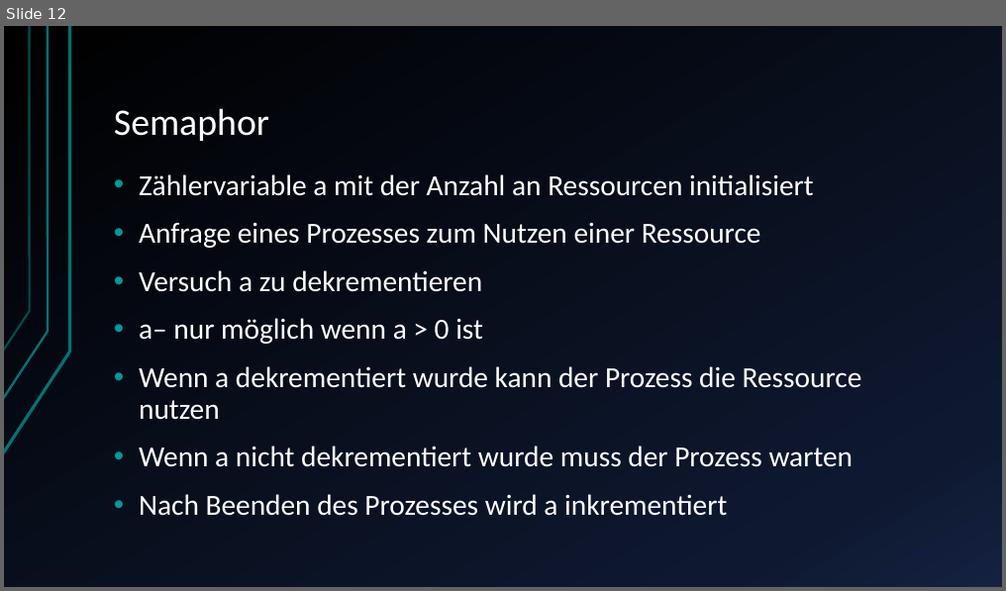
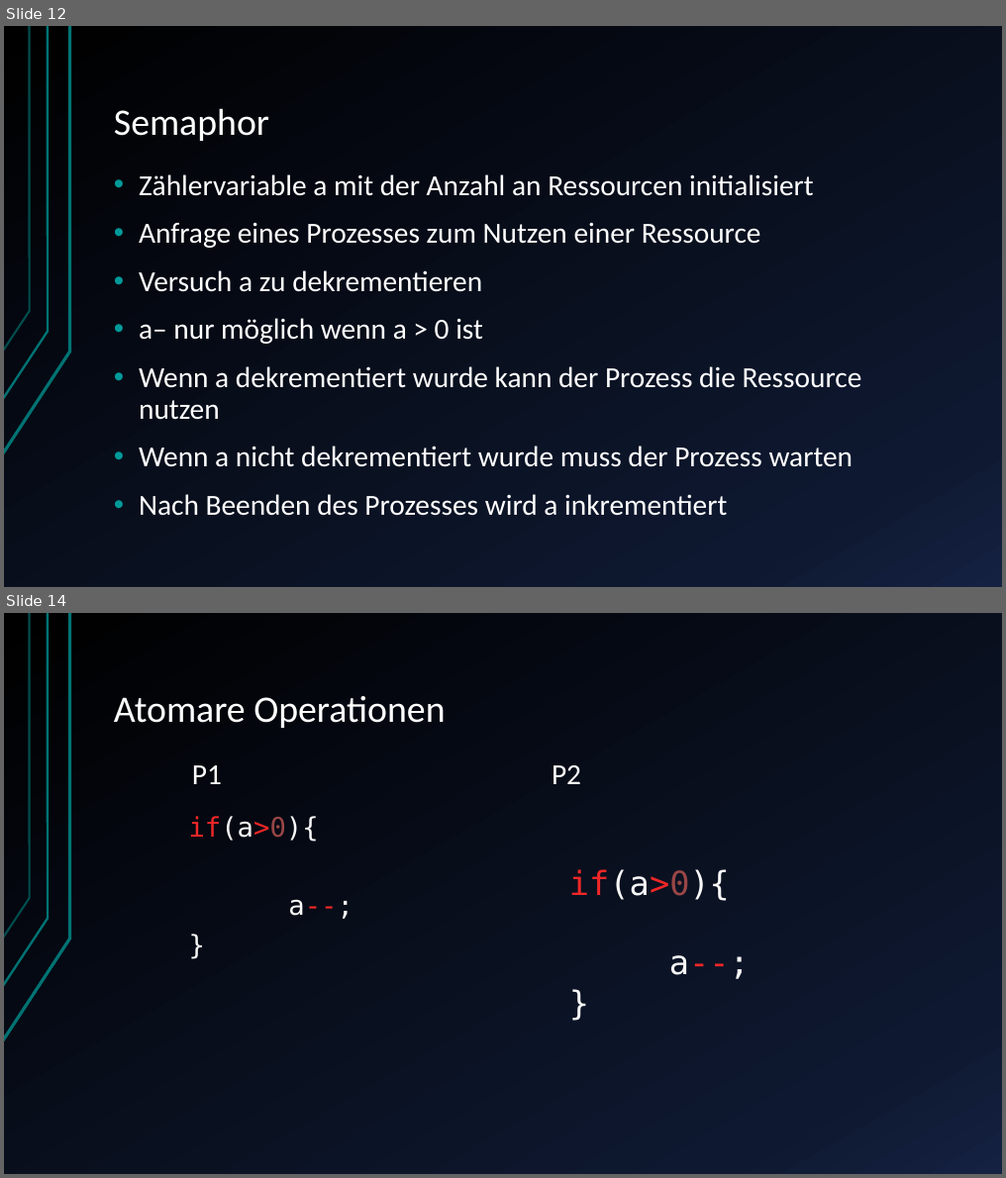
Before and after one commit to JuSteif/Parallelisierung, a slide deck: Ausblick Parallelisierung von Prozessen.pptx. Shown one above the other, each under a label of ours: slide 12 before the commit, slides 12 and 14 after it; the slides between them are not shown. The pictures are 1006x591 and 1006x1178 pixels, drawn with LibreOffice and Linux fonts; fonts in the diff are those of the drawing. Boxes give left, top, right and bottom in pixels: in the first picture for what was removed or moved away, otherwise in the second. Text is boxed around its words. In the diff, an @@ line names an element or a change of style, - is before the commit and + after.

```diff
--- a/Ausblick Parallelisierung von Prozessen.pptx
+++ b/Ausblick Parallelisierung von Prozessen.pptx
@@ slide 14 added at box(4, 613, 1002, 1174), background gradient #000000 to #0F1931 to #142242; not listed: 3 template elements that a slide beside it also shows @@
@@ title added at box(114, 696, 445, 728), 36 pt, text #FFFFFF @@
+Atomare Operationen
@@ text added at box(192, 765, 222, 784), 28 pt, text #FFFFFF @@
+P1
@@ text added at box(551, 765, 581, 784), 28 pt, text #FFFFFF @@
+P2
@@ text added at box(189, 816, 353, 919), 25.9 pt, text #F8F8F8 @@
+if(a>0){
+a--;
+}
@@ text added at box(569, 869, 749, 979), 32 pt, text #F8F8F8 @@
+if(a>0){
+a--;
+}
```
Also in this commit, not shown: 1 slide changed, 19 other slides added, 1 slide removed, 1 other file.
